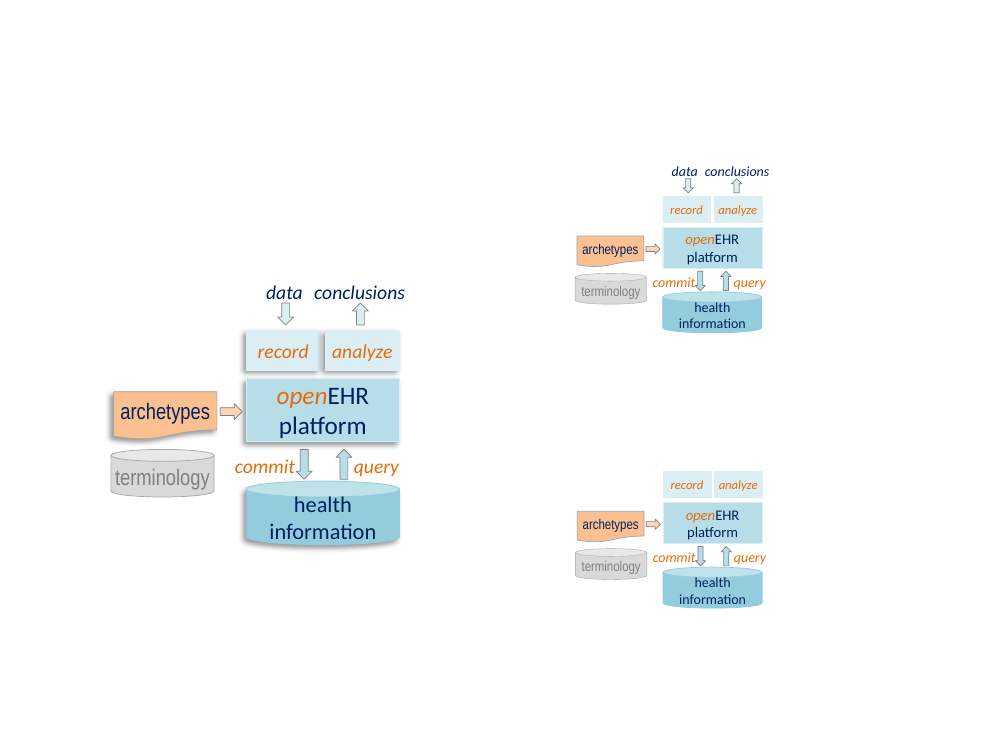
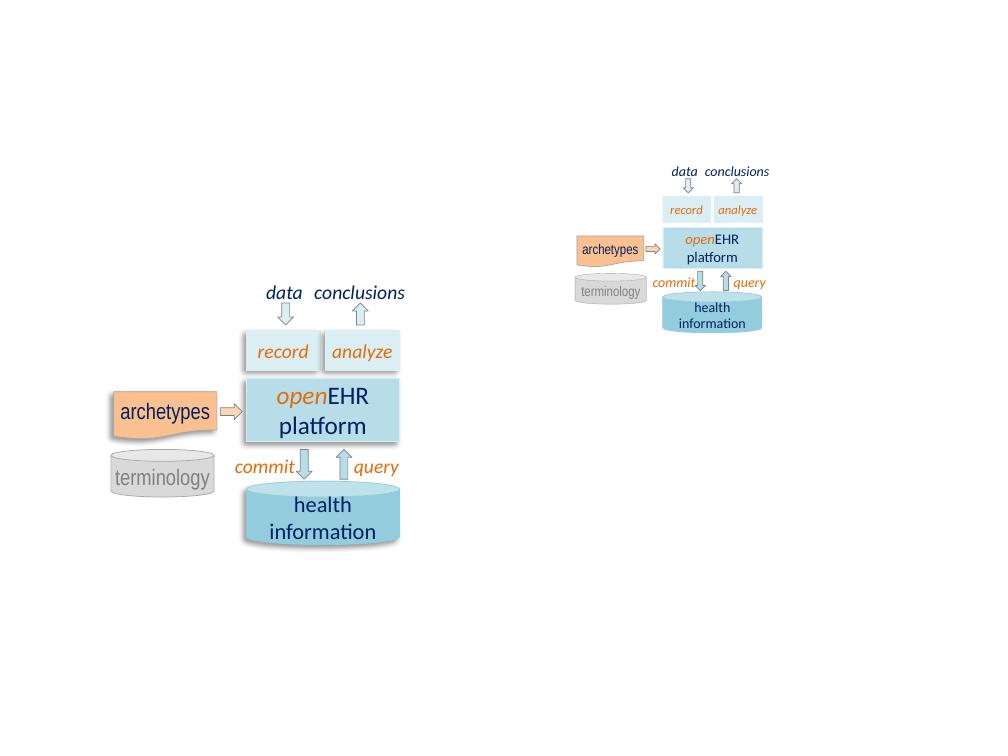
Before and after one commit to openEHR/openehr-website-php, a slide deck: slide 5 of files/diagrams/openEHR-diagrams.pptx. Drawn at 1008x756 pixels with LibreOffice and Linux fonts; fonts in the diff are those of the drawing. Boxes give left, top, right and bottom in pixels: in the first picture for what was removed or moved away, otherwise in the second. Text is boxed around its words. In the diff, an @@ line names an element or a change of style, - is before the commit and + after.

```diff
--- a/files/diagrams/openEHR-diagrams.pptx
+++ b/files/diagrams/openEHR-diagrams.pptx
@@ rectangle removed at bbox=[663, 472, 711, 497] @@
-record
@@ rectangle removed at bbox=[714, 472, 762, 497] @@
-analyze
@@ rectangle removed at bbox=[663, 502, 762, 543] @@
-openEHR platform
@@ flow chart document removed at bbox=[578, 511, 644, 542] @@
-archetypes
@@ down arrow removed at bbox=[646, 519, 660, 529] @@
@@ cylinder removed at bbox=[576, 548, 647, 580] @@
-terminology
@@ text removed at bbox=[653, 552, 696, 562] @@
-commit
@@ cylinder removed at bbox=[663, 568, 762, 609] @@
-health information
@@ down arrow removed at bbox=[696, 546, 706, 565] @@
@@ down arrow removed at bbox=[721, 546, 731, 565] @@
@@ text removed at bbox=[734, 555, 766, 565] @@
-query
```
Also in this commit, not shown: 2 slides added, 1 slide removed, 7 other files.
